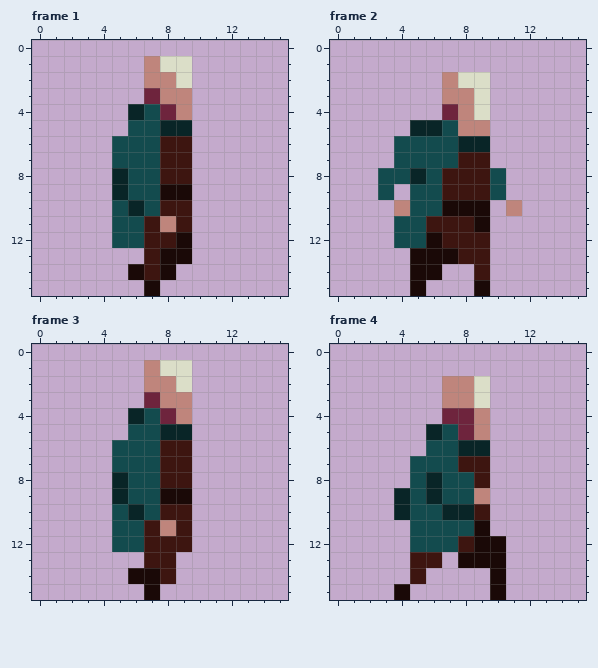
Pixel-art file -- core/assets/pro-simple-walk.ase. The first picture shows the starting point.
16x16 pixels, 4 frames. Shown: frame 1, frame 2, frame 3, frame 4.
Now the later version:
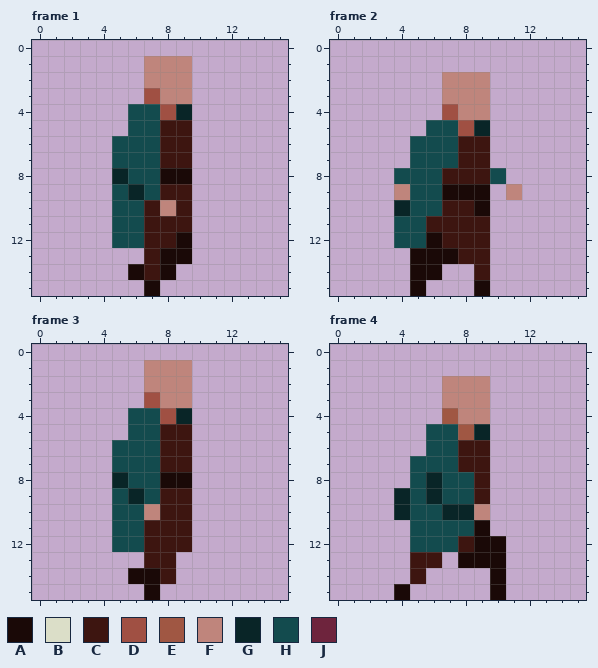
Palette (. is transparent): A #1a0907  B #dbdec8  C #3d1510  D #a05043  E #a05743  F #bf857c  G #092527  H #134b4e  J #6e243d
Author's note on the commit: added old man in simple style and smol fixes
From old to new:
Frame 1:
Colour C gives way to colour A in row 8 at x 8 to 9.
Colour A gives way to colour C in row 9 at x 8 to 9.
Colour F gives way to colour C in row 11 at x 8.
Colour G gives way to colour C in row 5 at x 8 to 9.
Colour H gives way to colour C in row 10 at x 7.
Colour J gives way to colour D in row 3 at x 7; in row 4 at x 8.
Colour B gives way to colour F in row 1 at x 8 to 9; in row 2 at x 9.
Colour C gives way to colour F in row 10 at x 8.
Colour F gives way to colour G in row 4 at x 9.
Colour H gives way to colour G in row 9 at x 6.
Colour G gives way to colour H in row 4 at x 6; in row 9 at x 5; in row 10 at x 6.
Frame 2:
Colour C gives way to colour A in row 9 at x 7 to 9.
Colour A gives way to colour C in row 10 at x 7 to 8; in row 11 at x 9.
Colour G gives way to colour C in row 6 at x 8 to 9.
Colour F gives way to colour D in row 5 at x 8.
Colour J gives way to colour D in row 4 at x 7.
The edit adds colour F in row 9 at x 4 and 11.
Colour B gives way to colour F in row 2 at x 8 to 9; in rows 3 to 4 at x 9.
Colour F gives way to colour G in row 5 at x 9; in row 10 at x 4.
Colour G gives way to colour H in row 5 at x 6; in row 8 at x 5.
The author cleared colour F in row 10 at x 11.
The author cleared colour G in row 5 at x 5.
The author cleared colour H in rows 6 to 7 at x 4; in row 8 at x 3; in row 9 at x 3 and 10.
Frame 3:
Colour C gives way to colour A in row 8 at x 8 to 9.
Colour A gives way to colour C in row 9 at x 8 to 9.
Colour F gives way to colour C in row 11 at x 8.
Colour G gives way to colour C in row 5 at x 8 to 9.
Colour J gives way to colour D in row 3 at x 7; in row 4 at x 8.
Colour B gives way to colour F in row 1 at x 8 to 9; in row 2 at x 9.
Colour H gives way to colour F in row 10 at x 7.
Colour F gives way to colour G in row 4 at x 9.
Colour H gives way to colour G in row 9 at x 6.
Colour G gives way to colour H in row 4 at x 6; in row 9 at x 5; in row 10 at x 6.
Frame 4:
Colour F gives way to colour C in row 9 at x 9.
Colour G gives way to colour C in row 6 at x 8 to 9.
Colour J gives way to colour E in row 4 at x 7; in row 5 at x 8.
Colour B gives way to colour F in rows 2 to 3 at x 9.
Colour C gives way to colour F in row 10 at x 9.
Colour J gives way to colour F in row 4 at x 8.
Colour F gives way to colour G in row 5 at x 9.
Colour G gives way to colour H in row 5 at x 6.
